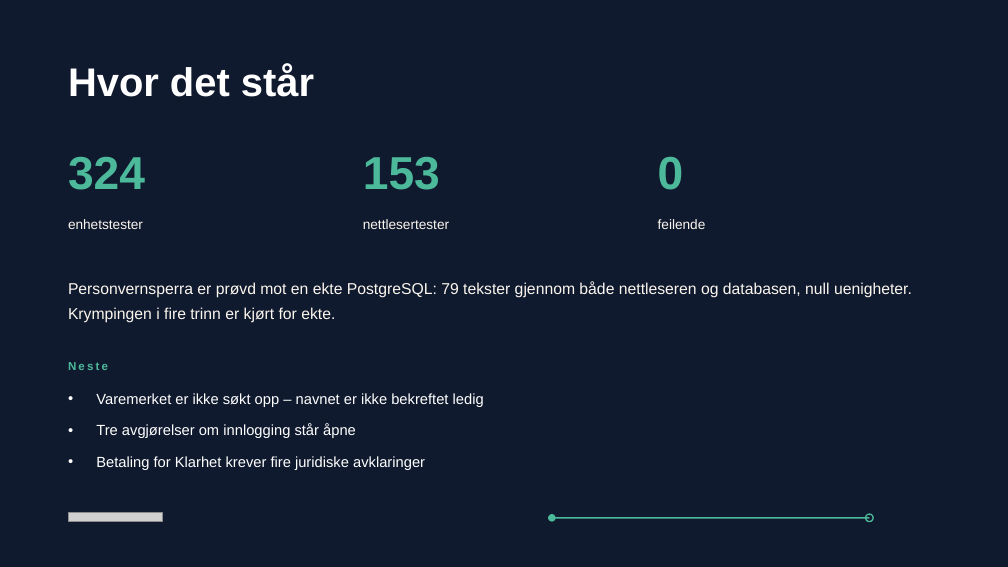
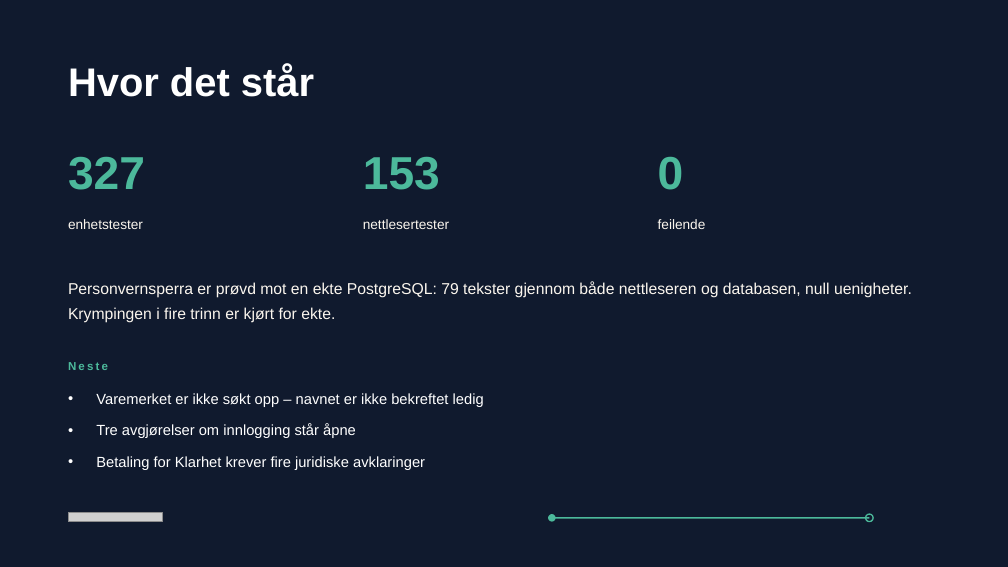
Before and after one commit to andersenbetul-alt/BETA-ART, a slide deck: slide 10 of docs/presentasjon/naviar-konsept.pptx. Drawn at 1008x567 pixels with LibreOffice and Linux fonts; fonts in the diff are those of the drawing; grey boxes stand for pictures. Boxes give left, top, right and bottom in pixels: in the first picture for what was removed or moved away, otherwise in the second. Text is boxed around its words. In the diff, an @@ line names an element or a change of style, - is before the commit and + after.

```diff
--- a/docs/presentasjon/naviar-konsept.pptx
+++ b/docs/presentasjon/naviar-konsept.pptx
@@ text at (68, 157, 145, 190): text changed @@
-324
+327
```
Also in this commit, not shown: 5 other files.
